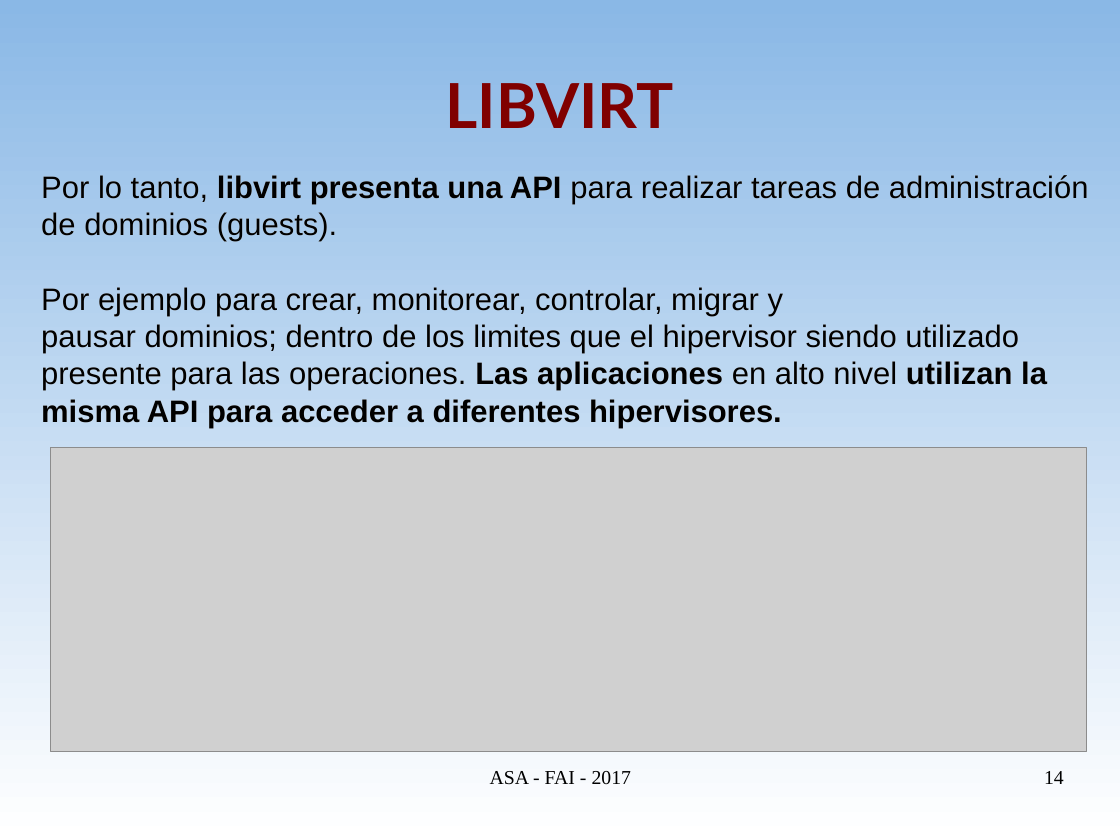
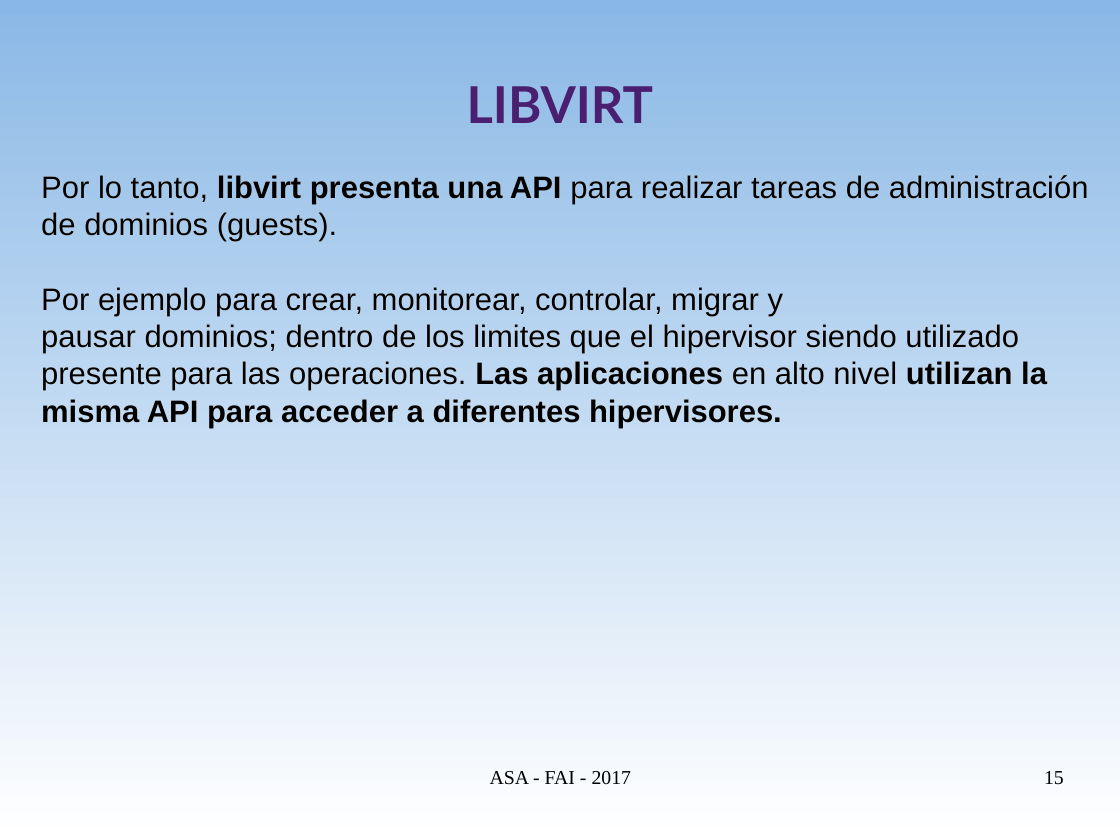
Before and after one commit to niniadcobre/asa, a slide deck: slide 15 of clases/ASA-virt-casoestudio.odp (slide 14 before the commit). Drawn at 1120x840 pixels with LibreOffice and Linux fonts; fonts in the diff are those of the drawing; grey boxes stand for pictures. Boxes give left, top, right and bottom in pixels: in the first picture for what was removed or moved away, otherwise in the second. Text is boxed around its words. In the diff, an @@ line names an element or a change of style, - is before the commit and + after.

```diff
--- a/clases/ASA-virt-casoestudio.odp
+++ b/clases/ASA-virt-casoestudio.odp
@@ title "LIBVIRT" at box(467, 86, 654, 123): size 44 to 36 pt, text colour #800000 to #4B1F6F @@
@@ picture removed at box(51, 447, 1087, 752) @@
@@ page number at box(1044, 771, 1064, 785): text changed @@
-14
+15
```
Also in this commit, not shown: 13 other slides changed, 3 slides added, 2 slides removed, 2 other files.
